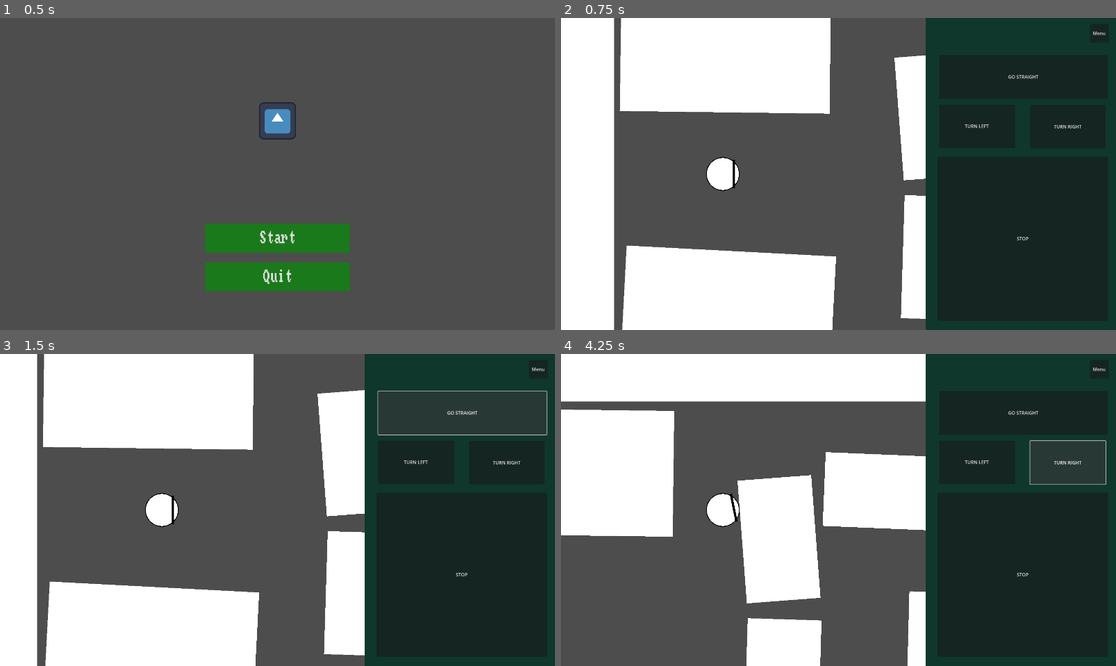
Above: before the commit, frames 1-4 (two rows, left to right).
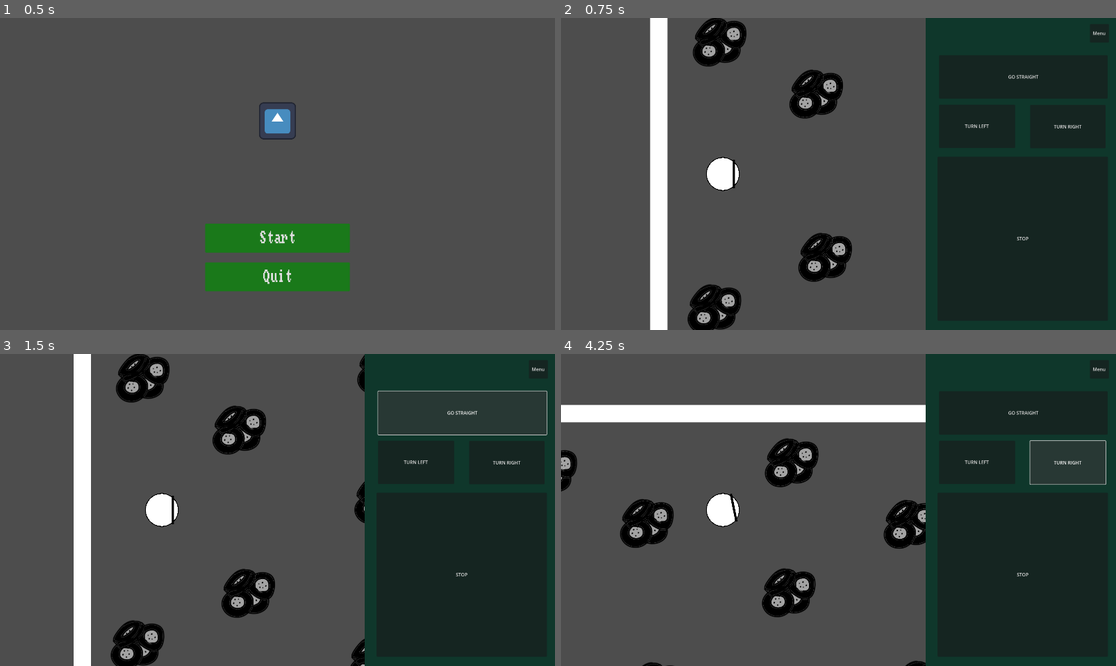
Above: after the commit, the same moments.

Repository: Undalevein/Game-Jam-2026-Eye-Spy
Game: Godot game, scene res://Scenes/Game/game.tscn
The game is run twice, just before and just after one commit, with the same random seed, the same clock (stepped at 60 frames per second) and the same inputs. The engine's default icon, where the game draws it, is replaced by a stand-in: a white triangle on a blue panel in a dark square.
Inputs:
- Up to frame 1 (0.5 s): no input
- Up to frame 2 (0.75 s): click "Start" at 0.5 s
- Up to frame 3 (1.5 s): click "GO STRAIGHT" at 1.25 s
- Up to frame 4 (4.25 s): click "GO STRAIGHT" at 2 s; click "TURN LEFT" at 2.75 s; click "TURN RIGHT" at 3.5 s

Frame 1 is identical in both runs. In frame 2, 35% of the frame differs, in the area x 0-66%, y 0-100%; in frame 3, 34%; in frame 4, 35%.

Commit message:
ouihdsgfbjiosdgfjsnoidgfvjedgrfioq

Diff:
--- a/Scenes/Game/game.gd
+++ b/Scenes/Game/game.gd
@@ -31,3 +31,6 @@
 
 func _on_level_3_return_to_menu() -> void:
 	$MainUI.visible = true
+
+func _on_level_1_level_completed() -> void:
+	pass # Replace with function body.
--- a/Scenes/Game/game.tscn
+++ b/Scenes/Game/game.tscn
@@ -9,7 +9,6 @@
 [node name="Game" type="Node2D"]
 process_mode = 3
 script = ExtResource("1_qikps")
-current_level = 2
 metadata/_edit_lock_ = true
 
 [node name="MainUI" type="CanvasLayer" parent="."]
@@ -31,6 +30,7 @@
 position = Vector2(-8, 6310)
 
 [connection signal="start_game" from="MainUI/MainMenu" to="." method="_on_main_menu_start_game"]
+[connection signal="level_completed" from="Levels/Level1" to="." method="_on_level_1_level_completed"]
 [connection signal="return_to_menu" from="Levels/Level1" to="." method="_on_level_1_return_to_menu"]
 [connection signal="return_to_menu" from="Levels/Level2" to="." method="_on_level_2_return_to_menu"]
 [connection signal="return_to_menu" from="Levels/Level3" to="." method="_on_level_3_return_to_menu"]
--- a/Scenes/Level1/level_1.gd
+++ b/Scenes/Level1/level_1.gd
@@ -4,17 +4,22 @@
 signal level_completed
 
 var playing_level = false
+@onready
+var initial_player_position = $Player.position
+@onready
+var initial_player_rotation = $Player.rotation
 
 func start() -> void:
 	$UI/GameInterface.visible = true
 	get_tree().paused = false
 	playing_level = true
 	$Player.turn_on_camera()
+	$Player/Audio/ConstructionAmbiance.playing = true
 
-func _process(delta: float):
+func _process(_delta: float):
 	pass
 
-func _input(event: InputEvent) -> void:
+func _input(_event: InputEvent) -> void:
 	if not playing_level:
 		return
 	if Input.is_action_just_pressed("Escape"):
@@ -27,6 +32,7 @@
 
 func _on_game_interface_walk_forward() -> void:
 	$Player.walk_forward()
+	$Player/Audio/Footsteps.playing = true
 
 func _on_game_interface_rotate_left() -> void:
 	$Player.rotate_left()
@@ -36,6 +42,7 @@
 
 func _on_game_interface_stop() -> void:
 	$Player.stop()
+	$Player/Audio/Footsteps.playing = false
 
 func _on_pause_menu_continue_game() -> void:
 	$UI/PauseMenu.visible = false
@@ -51,3 +58,10 @@
 	$Player.turn_off_camera()
 	visible = false
 	playing_level = false
+
+func _on_player_die() -> void:
+	$Player.position = initial_player_position
+	$Player.rotation = initial_player_rotation
+
+func _on_area_2d_body_entered(_body: Node2D) -> void:
+	level_completed.emit()
--- a/Scenes/Level1/level_1.tscn
+++ b/Scenes/Level1/level_1.tscn
@@ -7,6 +7,10 @@
 [ext_resource type="PackedScene" uid="uid://cu4nq7khuo13p" path="res://Scenes/PauseMenu/pause_menu.tscn" id="4_0q28u"]
 [ext_resource type="PackedScene" uid="uid://cxc4xnt4ygwdb" path="res://Scenes/crate_medium.tscn" id="4_cirk1"]
 [ext_resource type="PackedScene" uid="uid://bo8uw4okbm14n" path="res://Scenes/guard.tscn" id="5_6bneh"]
+[ext_resource type="PackedScene" uid="uid://cbu4038rf5v2q" path="res://Scenes/tires.tscn" id="5_s0xjy"]
+[ext_resource type="AudioStream" uid="uid://cmsg5po2tyllr" path="res://Sound/construction-site-49508.mp3" id="6_6bneh"]
+[ext_resource type="AudioStream" uid="uid://u3ooyk75abg4" path="res://Sound/DIRT FOOTSTEPS.mp3" id="6_cirk1"]
+[ext_resource type="PackedScene" uid="uid://d72tpjlsm3m" path="res://Scenes/level_complete_trigger.tscn" id="9_ajn4s"]
 
 [node name="Level1" type="Node2D"]
 process_mode = 3
@@ -15,7 +19,22 @@
 [node name="Player" parent="." instance=ExtResource("2_iyse3")]
 process_mode = 1
 position = Vector2(635, 734)
+rotation = 1.5707964
 walking_speed = 300.0
+
+[node name="Audio" type="Node2D" parent="Player"]
+rotation = -1.5707964
+scale = Vector2(99.99999, 99.99999)
+
+[node name="ConstructionAmbiance" type="AudioStreamPlayer2D" parent="Player/Audio"]
+scale = Vector2(0.99999994, 0.99999994)
+stream = ExtResource("6_6bneh")
+volume_db = -21.98
+
+[node name="Footsteps" type="AudioStreamPlayer2D" parent="Player/Audio"]
+stream = ExtResource("6_cirk1")
+volume_db = -14.877
+pitch_scale = 0.97
 
 [node name="GameObjects" type="Node2D" parent="."]
 process_mode = 1
@@ -23,6 +42,74 @@
 
 [node name="first_level" type="Node2D" parent="GameObjects"]
 scale = Vector2(0.99999994, 0.99999994)
+
+[node name="Tires" parent="GameObjects/first_level" instance=ExtResource("5_s0xjy")]
+position = Vector2(96.10001, 46)
+scale = Vector2(0.12, 0.12)
+
+[node name="Tires16" parent="GameObjects/first_level" instance=ExtResource("5_s0xjy")]
+position = Vector2(60.9, 120.30001)
+scale = Vector2(0.12, 0.12)
+
+[node name="Tires17" parent="GameObjects/first_level" instance=ExtResource("5_s0xjy")]
+position = Vector2(62.700016, 28.000004)
+scale = Vector2(0.12, 0.12)
+
+[node name="Tires11" parent="GameObjects/first_level" instance=ExtResource("5_s0xjy")]
+position = Vector2(146.20001, 25)
+scale = Vector2(0.12, 0.12)
+
+[node name="Tires12" parent="GameObjects/first_level" instance=ExtResource("5_s0xjy")]
+position = Vector2(143.40001, 125.90002)
+scale = Vector2(0.12, 0.12)
+
+[node name="Tires15" parent="GameObjects/first_level" instance=ExtResource("5_s0xjy")]
+position = Vector2(229.70001, 24.700005)
+scale = Vector2(0.12, 0.12)
+
+[node name="Tires13" parent="GameObjects/first_level" instance=ExtResource("5_s0xjy")]
+position = Vector2(234.20003, 121.400024)
+scale = Vector2(0.12, 0.12)
+
+[node name="Tires14" parent="GameObjects/first_level" instance=ExtResource("5_s0xjy")]
+position = Vector2(326.70004, 70.70001)
+scale = Vector2(0.12, 0.12)
+
+[node name="Tires2" parent="GameObjects/first_level" instance=ExtResource("5_s0xjy")]
+position = Vector2(190.80002, 102.00001)
+scale = Vector2(0.12, 0.12)
+
+[node name="Tires3" parent="GameObjects/first_level" instance=ExtResource("5_s0xjy")]
+position = Vector2(187.30002, 46.300003)
+scale = Vector2(0.12, 0.12)
+
+[node name="Tires4" parent="GameObjects/first_level" instance=ExtResource("5_s0xjy")]
+position = Vector2(99.20001, 102.50001)
+scale = Vector2(0.12, 0.12)
+
+[node name="Tires5" parent="GameObjects/first_level" instance=ExtResource("5_s0xjy")]
+position = Vector2(145.20001, 70.00001)
+scale = Vector2(0.12, 0.12)
+
+[node name="Tires8" parent="GameObjects/first_level" instance=ExtResource("5_s0xjy")]
+position = Vector2(426.90002, 34.9)
+scale = Vector2(0.12, 0.12)
+
+[node name="Tires9" parent="GameObjects/first_level" instance=ExtResource("5_s0xjy")]
+position = Vector2(426.90002, 34.9)
+scale = Vector2(0.12, 0.12)
+
+[node name="Tires6" parent="GameObjects/first_level" instance=ExtResource("5_s0xjy")]
+position = Vector2(281.40002, 99.10001)
+scale = Vector2(0.12, 0.12)
+
+[node name="Tires7" parent="GameObjects/first_level" instance=ExtResource("5_s0xjy")]
+position = Vector2(282.10004, 50.800003)
+scale = Vector2(0.12, 0.12)
+
+[node name="Tires10" parent="GameObjects/first_level" instance=ExtResource("5_s0xjy")]
+position = Vector2(238.70001, 77.100006)
+scale = Vector2(0.12, 0.12)
 
 [node name="first_level_border" type="Node2D" parent="GameObjects/first_level"]
 position = Vector2(36.000004, 0)
@@ -101,17 +188,14 @@
 scale = Vector2(2, 2)
 
 [node name="crate_medium2" parent="GameObjects/second_level" instance=ExtResource("4_cirk1")]
-position = Vector2(437.09998, 113.700005)
+position = Vector2(439.3, 109.60001)
+rotation = 0.20943952
 scale = Vector2(2, 2)
 
 [node name="crate_medium3" parent="GameObjects/second_level" instance=ExtResource("4_cirk1")]
-position = Vector2(494.50006, 41.000004)
+position = Vector2(485.7, 41.299995)
+rotation = -0.10471976
 scale = Vector2(2.5, 2.5)
-
-[node name="guard" parent="GameObjects/second_level" instance=ExtResource("5_6bneh")]
-position = Vector2(511, 82.59999)
-rotation = -2.7209682
-scale = Vector2(0.3, 0.3)
 
 [node name="third_level" type="Node2D" parent="GameObjects"]
 
@@ -170,11 +254,12 @@
 position = Vector2(481.20007, 6.9000015)
 
 [node name="crate_medium" parent="GameObjects/third_level" instance=ExtResource("4_cirk1")]
-position = Vector2(624, 36.800003)
+position = Vector2(633.50006, 53.5)
+rotation = -0.06981317
 scale = Vector2(2, 2)
 
 [node name="crate_medium2" parent="GameObjects/third_level" instance=ExtResource("4_cirk1")]
-position = Vector2(654.8, 104.20001)
+position = Vector2(651.39996, 105.3)
 scale = Vector2(3, 3)
 
 [node name="crate_medium3" parent="GameObjects/third_level" instance=ExtResource("4_cirk1")]
@@ -195,6 +280,10 @@
 rotation = 1.7453293
 scale = Vector2(0.3, 0.3)
 
+[node name="LevelCompleteTrigger" parent="." instance=ExtResource("9_ajn4s")]
+position = Vector2(10297, 754)
+scale = Vector2(9.999998, 9.999998)
+
 [node name="UI" type="CanvasLayer" parent="."]
 process_mode = 3
 
@@ -204,6 +293,12 @@
 [node name="PauseMenu" parent="UI" instance=ExtResource("4_0q28u")]
 visible = false
 
+[node name="Area2D" parent="." instance=ExtResource("5_6bneh")]
+position = Vector2(5582.0005, 891)
+rotation = -0.55850536
+scale = Vector2(3.18, 3.18)
+
+[connection signal="die" from="Player" to="." method="_on_player_die"]
 [connection signal="escape" from="UI/GameInterface" to="." method="_on_game_interface_escape"]
 [connection signal="rotate_left" from="UI/GameInterface" to="." method="_on_game_interface_rotate_left"]
 [connection signal="rotate_right" from="UI/GameInterface" to="." method="_on_game_interface_rotate_right"]
@@ -211,3 +306,4 @@
 [connection signal="walk_forward" from="UI/GameInterface" to="." method="_on_game_interface_walk_forward"]
 [connection signal="continue_game" from="UI/PauseMenu" to="." method="_on_pause_menu_continue_game"]
 [connection signal="return_to_menu" from="UI/PauseMenu" to="." method="_on_pause_menu_return_to_menu"]
+[connection signal="body_entered" from="Area2D" to="." method="_on_area_2d_body_entered"]
--- a/Scenes/Level2/level_2.gd
+++ b/Scenes/Level2/level_2.gd
@@ -4,6 +4,10 @@
 signal level_completed
 
 var playing_level = false
+@onready
+var initial_player_position = $Player.position
+@onready
+var initial_player_rotation = $Player.rotation
 
 func start() -> void:
 	$UI/GameInterface.visible = true
@@ -32,11 +36,9 @@
 
 func _on_game_interface_rotate_left() -> void:
 	$Player.rotate_left()
-	$Player/Audio/Footsteps.playing = false
 
 func _on_game_interface_rotate_right() -> void:
 	$Player.rotate_right()
-	$Player/Audio/Footsteps.playing = false
 
 func _on_game_interface_stop() -> void:
 	$Player.stop()
--- a/Scenes/Level3/level_3.gd
+++ b/Scenes/Level3/level_3.gd
@@ -4,6 +4,10 @@
 signal level_completed
 
 var playing_level = false
+@onready
+var initial_player_position = $Player.position
+@onready
+var initial_player_rotation = $Player.rotation
 
 func start() -> void:
 	$UI/GameInterface.visible = true
--- a/Scenes/Player/player.gd
+++ b/Scenes/Player/player.gd
@@ -1,4 +1,6 @@
 extends CharacterBody2D
+
+signal die
 
 enum Rotations {LEFT, RIGHT, NONE}
 
@@ -15,8 +17,8 @@
 
 func _physics_process(delta: float) -> void:
 	if walking:
-		var velocity = Vector2(0, -1).rotated(rotation) * walking_speed
-		move_and_collide(velocity * delta)
+		var velocity_stuff = Vector2(0, -1).rotated(rotation) * walking_speed
+		move_and_collide(velocity_stuff * delta)
 	match rotation_direction:
 		Rotations.LEFT:
 			rotation -= rotate_speed * delta
@@ -41,3 +43,10 @@
 
 func turn_off_camera() -> void:
 	$Camera2D.enabled = false
+
+func _on_area_2d_area_entered(area: Area2D) -> void:
+	print("HELLO!")
+	walking = false
+	rotation_direction = Rotations.NONE
+	if area.is_in_group("Hazard"):
+		die.emit()
--- a/Scenes/Player/player.tscn
+++ b/Scenes/Player/player.tscn
@@ -1,10 +1,13 @@
-[gd_scene load_steps=4 format=3 uid="uid://bkiom600l0aa6"]
+[gd_scene load_steps=5 format=3 uid="uid://bkiom600l0aa6"]
 
 [ext_resource type="Script" uid="uid://2bab3ovpo4hl" path="res://Scenes/Player/player.gd" id="1_uvnfx"]
 [ext_resource type="Texture2D" uid="uid://bna7bcaspqihr" path="res://Sprites/PlayerTemp.png" id="2_a3d8c"]
 
 [sub_resource type="CircleShape2D" id="CircleShape2D_a3d8c"]
 radius = 582.0034
+
+[sub_resource type="CircleShape2D" id="CircleShape2D_xpcdj"]
+radius = 521.5363
 
 [node name="CharacterBody2D" type="CharacterBody2D"]
 scale = Vector2(0.1, 0.1)
@@ -22,3 +25,12 @@
 
 [node name="CollisionShape2D" type="CollisionShape2D" parent="."]
 shape = SubResource("CircleShape2D_a3d8c")
+
+[node name="Area2D" type="Area2D" parent="."]
+scale = Vector2(0.9999998, 0.9999998)
+
+[node name="CollisionShape2D" type="CollisionShape2D" parent="Area2D"]
+shape = SubResource("CircleShape2D_xpcdj")
+debug_color = Color(0.71572906, 0.37006703, 0.794042, 0.41960785)
+
+[connection signal="area_entered" from="Area2D" to="." method="_on_area_2d_area_entered"]
--- a/Scenes/guard.tscn
+++ b/Scenes/guard.tscn
@@ -2,7 +2,7 @@
 
 [ext_resource type="Texture2D" uid="uid://cry8s6k7fl8mo" path="res://Sprites/Goon.webp" id="1_p570l"]
 
-[node name="Area2D" type="Area2D"]
+[node name="Guard" type="Area2D" groups=["Hazard"]]
 
 [node name="MeshInstance2D" type="Sprite2D" parent="."]
 position = Vector2(0.99999994, -51.999996)
--- /dev/null
+++ b/Scenes/level_complete_trigger.tscn
@@ -0,0 +1,9 @@
+[gd_scene load_steps=2 format=3 uid="uid://d72tpjlsm3m"]
+
+[sub_resource type="WorldBoundaryShape2D" id="WorldBoundaryShape2D_agpsy"]
+normal = Vector2(-1, 0)
+
+[node name="LevelCompleteTrigger" type="Area2D"]
+
+[node name="CollisionShape2D" type="CollisionShape2D" parent="."]
+shape = SubResource("WorldBoundaryShape2D_agpsy")
--- /dev/null
+++ b/Scenes/tires.tscn
@@ -0,0 +1,15 @@
+[gd_scene load_steps=3 format=3 uid="uid://cbu4038rf5v2q"]
+
+[ext_resource type="Texture2D" uid="uid://dd5f8s7ymxho8" path="res://Sprites/Tires.png" id="1_rapvu"]
+
+[sub_resource type="CircleShape2D" id="CircleShape2D_rt20c"]
+radius = 89.02247
+
+[node name="Tires" type="StaticBody2D"]
+
+[node name="TiresSprite" type="Sprite2D" parent="."]
+scale = Vector2(0.2, 0.2)
+texture = ExtResource("1_rapvu")
+
+[node name="CollisionShape2D" type="CollisionShape2D" parent="."]
+shape = SubResource("CircleShape2D_rt20c")
--- a/project.godot
+++ b/project.godot
@@ -19,7 +19,10 @@
 
 window/size/viewport_width=1920
 window/size/viewport_height=1080
-window/size/mode=3
+
+[global_group]
+
+Hazard="Things that kill the player"
 
 [input]
 
Not shown: 1 places in Scenes/Level1/level_1.tscn that only renumber resources
Binary file added: Sprites/Tires.png
Not shown, added: Sprites/Tires.png.import
